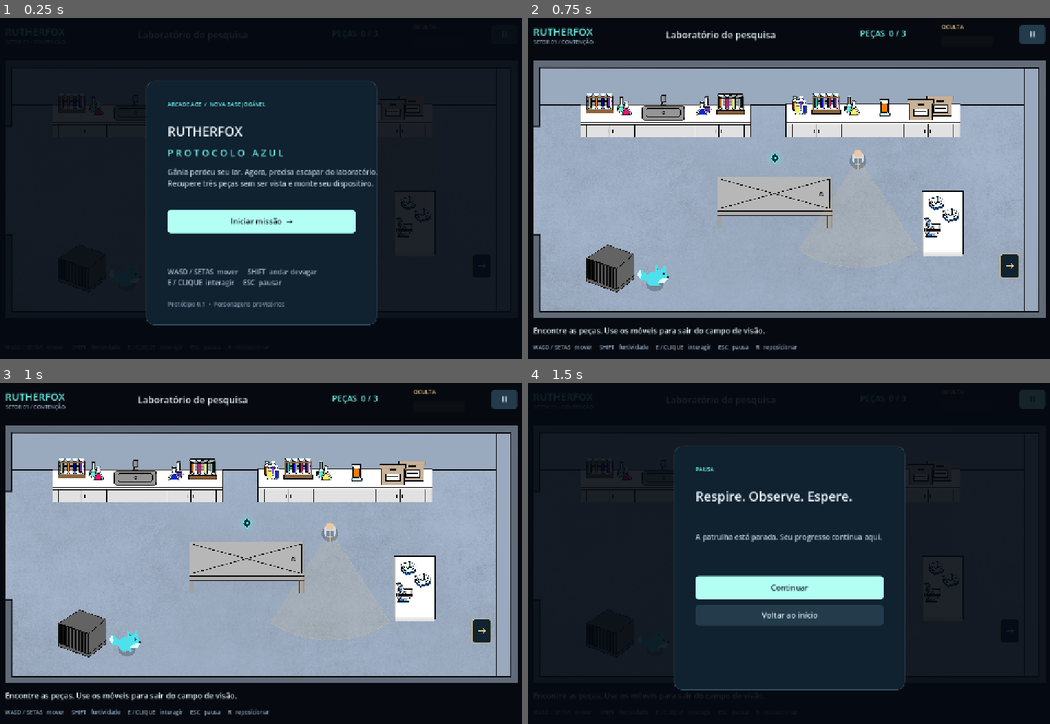
Above: before the commit, frames 1-4 (two rows, left to right).
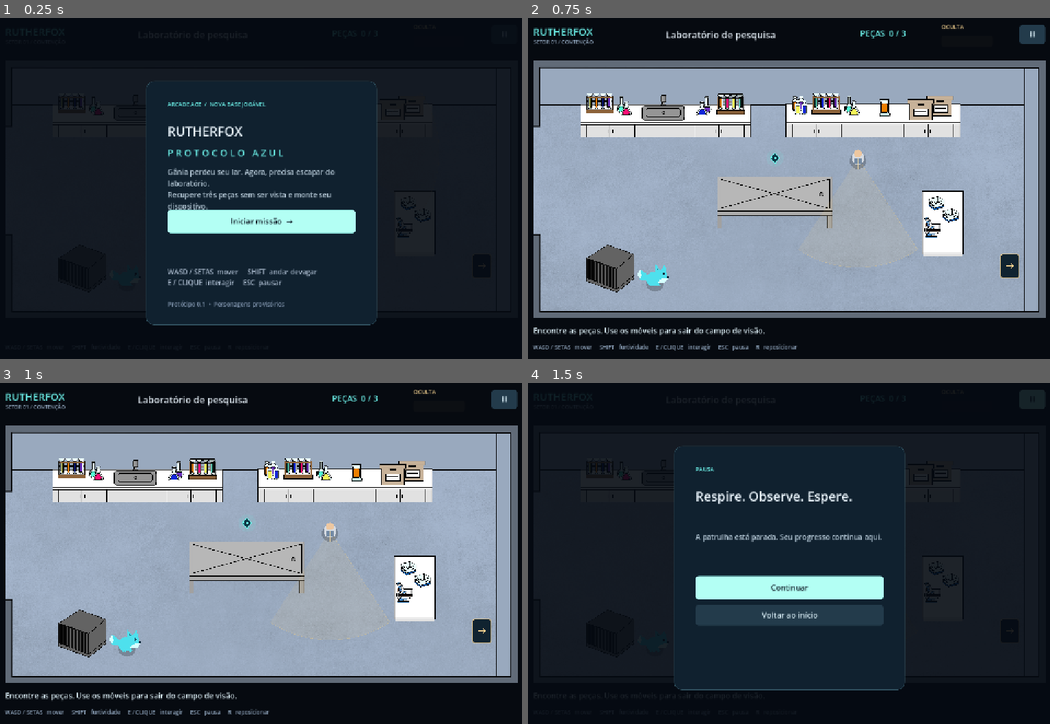
Above: after the commit, the same moments.

Repository: SouBeatrizKaroline/Game_RutherFox
Game: Godot game, scene res://scenes/main.tscn
Same seed, same stepped clock (60 frames per second), same inputs: the game is played once before the commit and once after it.
Inputs:
- Up to frame 1 (0.25 s): no input
- Up to frame 2 (0.75 s): click "Iniciar missão →" at 0.5 s
- Up to frame 3 (1 s): no input
- Up to frame 4 (1.5 s): click "II" at 1.25 s

The runs differ from the first frame. In frame 1, 0.8% of the frame differs, in the area x 32-73%, y 43-57%; in frame 2, nothing differs; in frame 3, nothing differs; in frame 4, nothing differs.

Commit message:
Ajusta quebra de texto e contraste do menu

Diff:
--- a/scripts/main.gd
+++ b/scripts/main.gd
@@ -282,9 +282,14 @@
 	overlay.add_child(card)
 	_label(overlay,eyebrow,Vector2(420,195),13,MINT)
 	_label(overlay,title,Vector2(420,245),30,Color("eef8ff"))
-	var description_label := _label(overlay,description,Vector2(420,350),17,Color("b8cbd9"))
+	var description_label := Label.new()
 	description_label.autowrap_mode = TextServer.AUTOWRAP_WORD_SMART
+	description_label.position = Vector2(420,350)
 	description_label.size = Vector2(440,90)
+	description_label.add_theme_font_size_override("font_size",17)
+	description_label.add_theme_color_override("font_color",Color("b8cbd9"))
+	description_label.text = description
+	overlay.add_child(description_label)
 
 func _clear_overlay() -> void:
 	overlay_buttons.clear()
Binary file changed: docs/lab2.png
Binary file changed: docs/menu.png
Binary file changed: docs/storage.png
